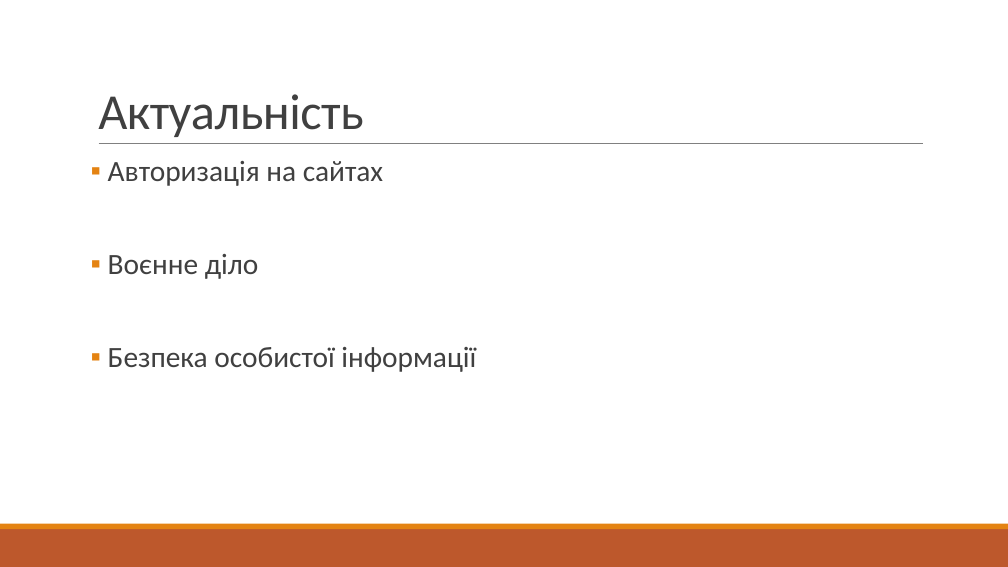
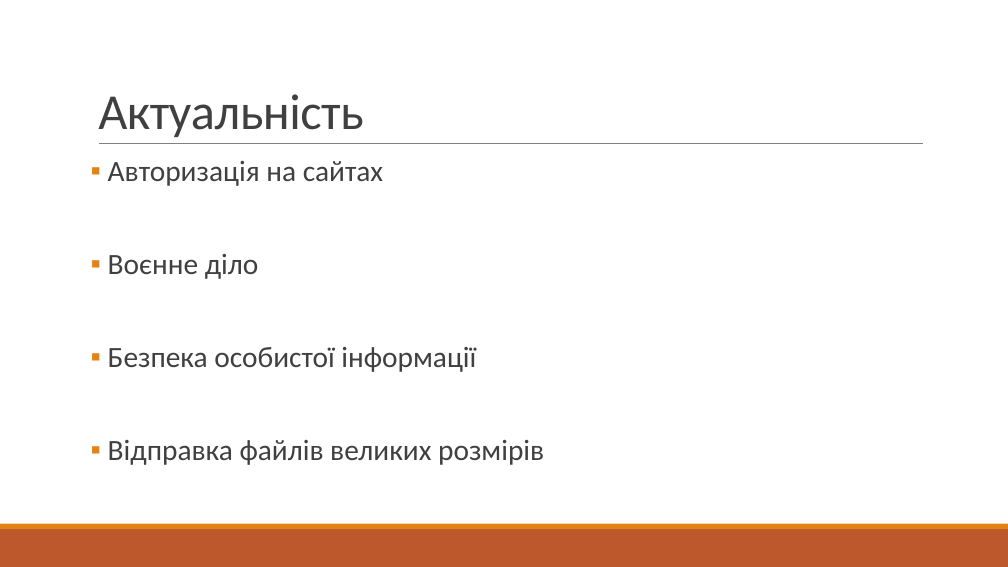
Before and after one commit to yarikpo/MAN-2019-2020-chat, a slide deck: slide 2 of prez/prez.pptx. Drawn at 1008x567 pixels with LibreOffice and Linux fonts; fonts in the diff are those of the drawing. Boxes give left, top, right and bottom in pixels: in the first picture for what was removed or moved away, otherwise in the second. Text is boxed around its words. In the diff, an @@ line names an element or a change of style, - is before the commit and + after.

```diff
--- a/prez/prez.pptx
+++ b/prez/prez.pptx
@@ text at <box>108,440,544,465</box>: paragraph added @@
+▪ Відправка файлів великих розмірів
```
Also in this commit, not shown: 3 other slides changed, 9 slides added, 2 slides removed, 5 other files.
